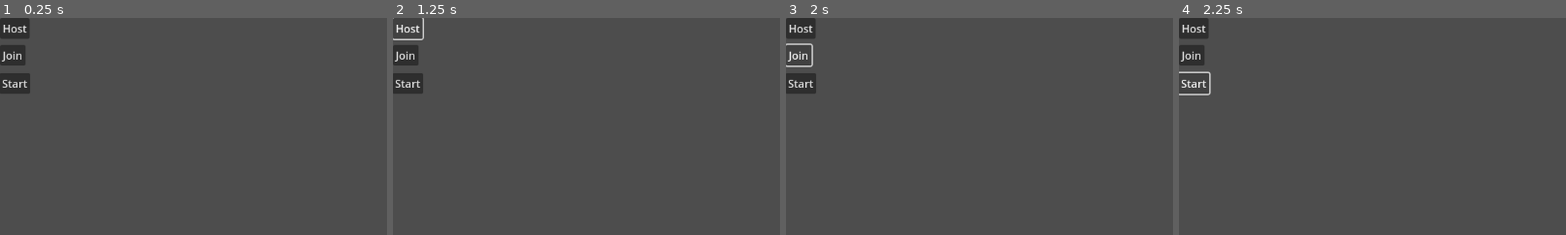
Above: before the commit, frames 1-4 (left to right).
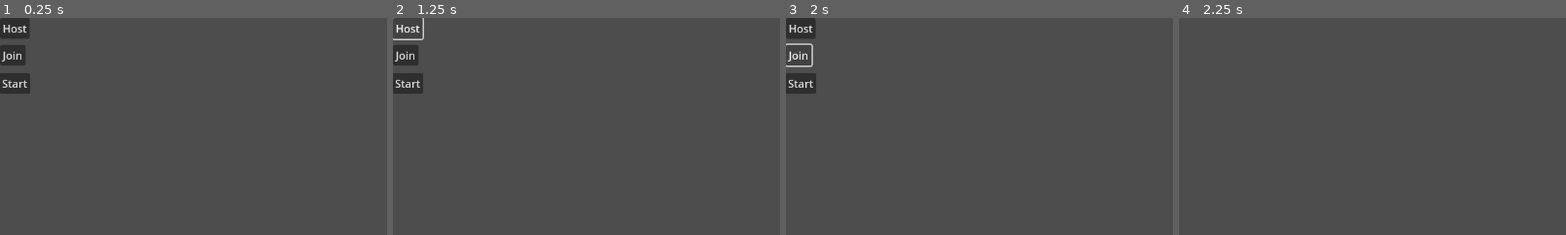
Above: after the commit, the same moments.

Repository: freakyautumn/pfdemo
Game: Godot game, scene res://_temp/world/test_world.tscn
Same seed, same stepped clock (60 frames per second), same inputs: the game is played once before the commit and once after it.
Inputs:
- Up to frame 1 (0.25 s): no input
- Up to frame 2 (1.25 s): click "Host" at 0.5 s
- Up to frame 3 (2 s): click "Join" at 1.25 s
- Up to frame 4 (2.25 s): click "Start" at 2 s
The pictures show only the part of the screen within x 0-50%, y 0-50%; the shares and areas given below are measured in that part.

Frames 1-3 are identical in both runs. In frame 4, 1.4% of the frame differs, in the area x 0-9%, y 0-36%.
Error before the commit: Parse Error: Identifier "NetworkManager" not declared in the current scope. (res://_temp/ui/test_mp_menu.gd:10)

Commit message:
multiplayer

Diff:
--- a/_temp/ui/test_mp_menu.gd
+++ b/_temp/ui/test_mp_menu.gd
@@ -7,7 +7,7 @@
 @export var world : Node2D
 
 func _ready() -> void:
-	var network_manager = NetworkManager.new()
+	var network_manager = ENETNetwork.new()
 	add_child(network_manager)
 	host.pressed.connect(network_manager.start_host)
 	join.pressed.connect(network_manager.start_client)
--- a/entities/components/health_component.gd
+++ b/entities/components/health_component.gd
@@ -11,5 +11,7 @@
 			if Debug.debug:
 				print_rich("[color=",debug_color,"]",parent, " - Health : [/color]",health)
 
+@rpc("any_peer", "call_local")
 func damage(attack : Attack) -> void:
+	if not is_multiplayer_authority(): return
 	health -= attack.damage_amount
--- a/entities/components/move_component.gd
+++ b/entities/components/move_component.gd
@@ -14,7 +14,9 @@
 	var movement : float = move_toward(entity.velocity.x, speed * input, acceleration_mod * delta) #Calculate movement
 	entity.velocity.x = movement #Apply movement
 
+@rpc("any_peer", "call_local")
 #Applies knockback backed on the attack origin from the passed in Attack
 func apply_knockback(attack : Attack, entity : Entity = parent) -> void:
+	if not is_multiplayer_authority(): return
 	var knockback_vector : Vector2 = entity.global_position - attack.attack_position #Calculate knockback
 	if affected_by_knockback: entity.velocity += knockback_vector.normalized() * attack.knockback_force #Apply knockback
--- a/entities/entity/entity.gd
+++ b/entities/entity/entity.gd
@@ -7,6 +7,10 @@
 @export var jump_component : JumpComponent
 @export var gravity_component : GravityComponent
 @export var health_component : HealthComponent
+
+# Multiplayer ID
+@export_group("Network")
+@export var peer_id : int = 1
 
 #Called when the node is loaded
 func _ready() -> void:
@@ -33,5 +37,5 @@
 
 #Called to damage this body
 func damage(attack : Attack = Attack.new()) -> void:
-	if health_component: health_component.damage(attack)
-	if move_component: move_component.apply_knockback(attack)
+	if health_component: health_component.damage.rpc_id(peer_id, attack)
+	if move_component: move_component.apply_knockback.rpc_id(peer_id, attack)
--- a/entities/player/player.gd
+++ b/entities/player/player.gd
@@ -1,8 +1,5 @@
 class_name Player
 extends Entity
 
-# Multiplayer ID
-@export var peer_id : int = 1
-
 func _on_ready() -> void:
 	set_multiplayer_authority(peer_id)
--- a/main/network/ENETNetwork/enet_network_manager.gd
+++ /dev/null
@@ -1,52 +0,0 @@
-class_name ENETNetworkManager
-extends Node
-
-const DEFAULT_MAX_CLIENTS : int = 4
-const DEFAULT_PORT : int = 8080
-const DEFAULT_IP : String = "localhost"
-
-@export_group("Network Settings")
-@export var headless : bool = false
-
-func _ready() -> void:
-	connect_signals()
-	if headless: start_host()
-
-# Connects the ENETMultiplayerPeer callback signals
-func connect_signals() -> void:
-	multiplayer.peer_connected.connect(_on_peer_connected)
-	multiplayer.peer_disconnected.connect(_on_peer_disconnected)
-	multiplayer.connected_to_server.connect(_on_connected_to_server)
-	multiplayer.connection_failed.connect(_on_connection_failed)
-	multiplayer.server_disconnected.connect(_on_server_disconnected)
-
-# Function to start a host
-func start_host(port : int = DEFAULT_PORT, max_clients : int = DEFAULT_MAX_CLIENTS, _is_headless : bool = headless) -> void: #TODO: Headless
-	multiplayer.multiplayer_peer.close()
-	# Start a server
-	var peer = ENetMultiplayerPeer.new()
-	peer.create_server(port, max_clients)
-	multiplayer.multiplayer_peer = peer
-
-# Called by this server when a client connects
-func _on_peer_connected(peer_id : int):
-	if Debug.debug: print("%s - Multiplayer Peer %s Connected!" % [self, peer_id])
-
-# Called by this server when a client disconnects
-func _on_peer_disconnected(peer_id : int):
-	if Debug.debug: print("%s - Multiplayer Peer %s Disconnected!" % [self, peer_id])
-
-# Start a client
-func start_client(ip_address : String = DEFAULT_IP, port : int = DEFAULT_PORT) -> void:
-	var peer = ENetMultiplayerPeer.new()
-	peer.create_client(ip_address, port)
-	multiplayer.multiplayer_peer = peer
-
-# Called when this client connects to the server
-func _on_connected_to_server() -> void: pass
-
-# Called when this client fails to connect to the server
-func _on_connection_failed() -> void: pass
-
-# Called by this client when the server is diconnected
-func _on_server_disconnected(): multiplayer.multiplayer_peer.close()
--- /dev/null
+++ b/main/network/enet_network/enet_network.gd
@@ -0,0 +1,52 @@
+class_name ENETNetwork
+extends Node
+
+const DEFAULT_MAX_CLIENTS : int = 4
+const DEFAULT_PORT : int = 8080
+const DEFAULT_IP : String = "localhost"
+
+@export_group("Network Settings")
+@export var headless : bool = false
+
+func _ready() -> void:
+	connect_signals()
+	if headless: start_host()
+
+# Connects the ENETMultiplayerPeer callback signals
+func connect_signals() -> void:
+	multiplayer.peer_connected.connect(_on_peer_connected)
+	multiplayer.peer_disconnected.connect(_on_peer_disconnected)
+	multiplayer.connected_to_server.connect(_on_connected_to_server)
+	multiplayer.connection_failed.connect(_on_connection_failed)
+	multiplayer.server_disconnected.connect(_on_server_disconnected)
+
+# Function to start a host
+func start_host(port : int = DEFAULT_PORT, max_clients : int = DEFAULT_MAX_CLIENTS, _is_headless : bool = headless) -> void: #TODO: Headless
+	multiplayer.multiplayer_peer.close()
+	# Start a server
+	var peer = ENetMultiplayerPeer.new()
+	peer.create_server(port, max_clients)
+	multiplayer.multiplayer_peer = peer
+
+# Called by this server when a client connects
+func _on_peer_connected(peer_id : int):
+	if Debug.debug: print("%s - Multiplayer Peer %s Connected!" % [self, peer_id])
+
+# Called by this server when a client disconnects
+func _on_peer_disconnected(peer_id : int):
+	if Debug.debug: print("%s - Multiplayer Peer %s Disconnected!" % [self, peer_id])
+
+# Start a client
+func start_client(ip_address : String = DEFAULT_IP, port : int = DEFAULT_PORT) -> void:
+	var peer = ENetMultiplayerPeer.new()
+	peer.create_client(ip_address, port)
+	multiplayer.multiplayer_peer = peer
+
+# Called when this client connects to the server
+func _on_connected_to_server() -> void: pass
+
+# Called when this client fails to connect to the server
+func _on_connection_failed() -> void: pass
+
+# Called by this client when the server is diconnected
+func _on_server_disconnected(): multiplayer.multiplayer_peer.close()
--- /dev/null
+++ b/main/network/steam_network/steam_network.gd
@@ -0,0 +1,54 @@
+class_name SteamNetwork
+extends Node
+
+
+const STEAM_PORT : int = 0
+
+@export_group("Network Settings")
+@export var headless : bool = false
+
+func _ready() -> void:
+	connect_signals()
+	if headless: start_host()
+
+# Connects the ENETMultiplayerPeer callback signals
+func connect_signals() -> void:
+	multiplayer.peer_connected.connect(_on_peer_connected)
+	multiplayer.peer_disconnected.connect(_on_peer_disconnected)
+	multiplayer.connected_to_server.connect(_on_connected_to_server)
+	multiplayer.connection_failed.connect(_on_connection_failed)
+	multiplayer.server_disconnected.connect(_on_server_disconnected)
+
+# Function to start a host
+func start_host(port : int = STEAM_PORT) -> void: #TODO: Headless
+	multiplayer.multiplayer_peer.close()
+	# Start a server
+	var peer : MultiplayerPeer = SteamMultiplayerPeer.new()
+	peer.create_host(port)
+	multiplayer.multiplayer_peer = peer
+
+# Called by this server when a client connects
+func _on_peer_connected(peer_id : int):
+	if Debug.debug: print("%s - Multiplayer Peer %s Connected!" % [self, peer_id])
+
+# Called by this server when a client disconnects
+func _on_peer_disconnected(peer_id : int):
+	if Debug.debug: print("%s - Multiplayer Peer %s Disconnected!" % [self, peer_id])
+
+# Start a client
+func start_client(port : int = STEAM_PORT) -> void:
+	var peer = SteamMultiplayerPeer.new()
+	peer.create_client(port)
+	multiplayer.multiplayer_peer = peer
+
+# Called when this client connects to the server
+func _on_connected_to_server() -> void: pass
+
+# Called when this client fails to connect to the server
+func _on_connection_failed() -> void: pass
+
+# Called by this client when the server is diconnected
+func _on_server_disconnected(): multiplayer.multiplayer_peer.close()
+
+func _process(delta: float) -> void:
+	Steam.run_callbacks()
--- /dev/null
+++ b/main/singletons/global_functions/global_functions.gd
@@ -0,0 +1,3 @@
+extends Node
+
+var json_functions := JSONFunctions.new()
--- /dev/null
+++ b/main/singletons/global_functions/json_functions.gd
@@ -0,0 +1,18 @@
+class_name JSONFunctions
+extends Resource
+
+#Pack to JSON String
+func pack_json(object : Object) -> String:
+	var json_string : String = JSON.stringify(object)
+	return json_string
+
+#Unpack from JSON String
+func unpack_json(json_string : String) -> Object:
+	var json = JSON.new()
+	var error = json.parse(json_string)
+	if error == OK:
+		var data_received = json.data
+		return data_received
+	else:
+		print("JSON Parse Error: ", json.get_error_message(), " in ", json_string, " at line ", json.get_error_line())
+		return null
--- a/project.godot
+++ b/project.godot
@@ -18,6 +18,7 @@
 [autoload]
 
 Debug="*res://debug.gd"
+GlobalFunctions="*res://main/singletons/global_functions/global_functions.gd"
 
 [input]
 
Not shown, added: addons/godotsteam/godotsteam.gdextension
Not shown, added: addons/godotsteam/linux32/libgodotsteam.linux.template_debug.x86_32.so
Not shown, added: addons/godotsteam/linux32/libgodotsteam.linux.template_release.x86_32.so
Not shown, added: addons/godotsteam/linux32/libsteam_api.so
Not shown, added: addons/godotsteam/linux64/libgodotsteam.linux.template_debug.x86_64.so
Not shown, added: addons/godotsteam/linux64/libgodotsteam.linux.template_release.x86_64.so
Not shown, added: addons/godotsteam/linux64/libsteam_api.so
Not shown, added: addons/godotsteam/osx/libgodotsteam.macos.template_debug.framework/Resources/Info.plist
Not shown, added: addons/godotsteam/osx/libgodotsteam.macos.template_debug.framework/libgodotsteam.macos.template_debug
Not shown, added: addons/godotsteam/osx/libgodotsteam.macos.template_debug.framework/libsteam_api.dylib
Not shown, added: addons/godotsteam/osx/libgodotsteam.macos.template_release.framework/Resources/Info.plist
Not shown, added: addons/godotsteam/osx/libgodotsteam.macos.template_release.framework/libgodotsteam.macos.template_release
(and 29 more such lines)
